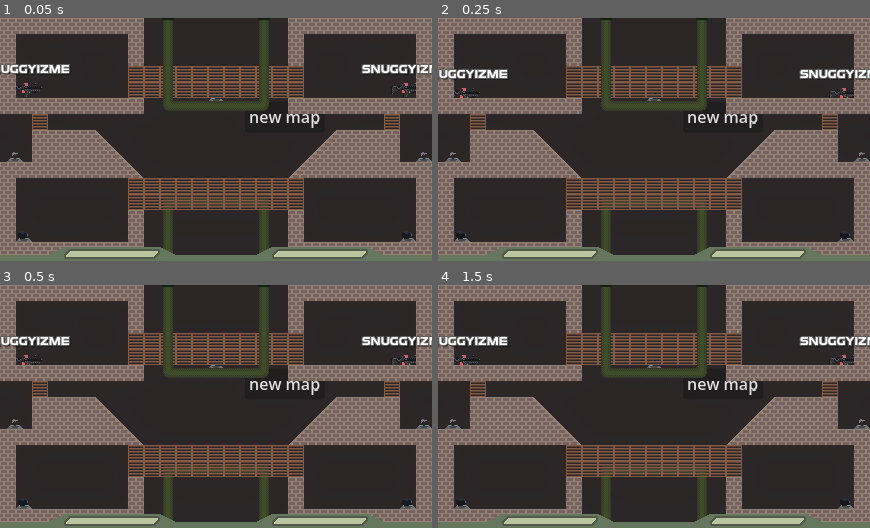
Above: before the commit, frames 1-4 (two rows, left to right).
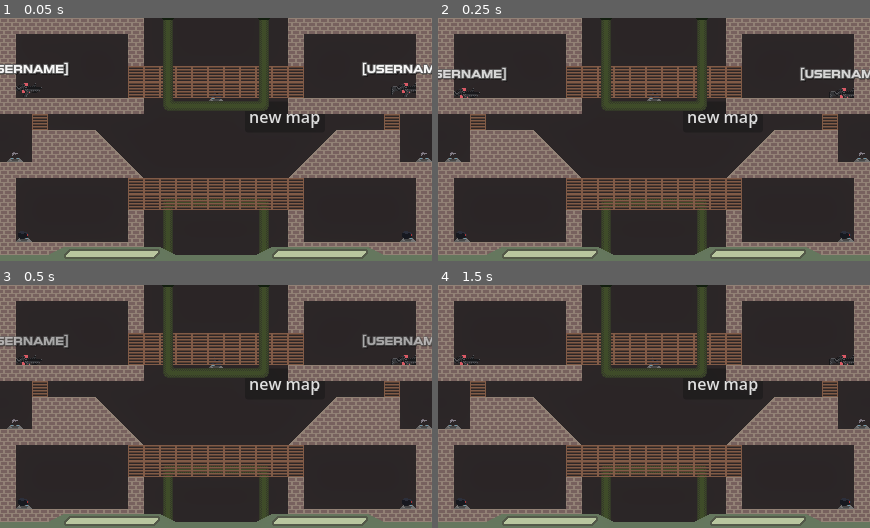
Above: after the commit, the same moments.

Repository: snuggyizme/horse-fishstick
Game: Godot game, scene res://scenes/main.tscn
The game is run twice, just before and just after one commit, with the same random seed, the same clock (stepped at 60 frames per second) and the same inputs.
Inputs:
- Up to frame 1 (0.05 s): no input
- Up to frame 2 (0.25 s): no input
- Up to frame 3 (0.5 s): no input
- Up to frame 4 (1.5 s): click "new map" at 0.5 s; click "new map" at 1.25 s

The runs differ from the first frame. In frame 1, 1.0% of the frame differs, in the area x 0-100%, y 18-24%; in frame 2, 1.0%; in frame 3, 1.1%; in frame 4, 1.2%, in the area x 0-100%, y 20-26%.

Commit message:
shotty fix part 1

Diff:
--- a/guns/sawedOff.tres
+++ b/guns/sawedOff.tres
@@ -5,20 +5,18 @@
 
 [resource]
 script = ExtResource("1_knyjo")
-damage = 1.0
+damage = 0.5
 rateOfFire = 1.3
-rangeLimit = 60
-recoil = 0.1
+rangeLimit = 45
+recoil = 0.25
 spread = 7.0
 knockback = 0.3
-auto = true
 displayName = "Sawed Off Shotgun"
 visual = ExtResource("2_1kiuj")
 isBurst = true
 burstSize = 2
-burstRate = 0.66
-ammo = 8
+burstRate = 0.2
+ammo = 6
 bulletsPerShot = 56
-doBullertsPerShotWithBurstAmmo = true
 shootSound = 4
 metadata/_custom_type_script = "uid://b0c2pvngg4dqi"
--- a/scenes/player.tscn
+++ b/scenes/player.tscn
@@ -66,7 +66,7 @@
 theme_override_fonts/font = SubResource("FontVariation_qlg0r")
 theme_override_font_sizes/font_size = 11
 theme_override_styles/focus = SubResource("StyleBoxEmpty_dqkch")
-text = "snuggyizme"
+text = "[username]"
 horizontal_alignment = 1
 vertical_alignment = 1
 uppercase = true
--- a/scripts/guncontroller.gd
+++ b/scripts/guncontroller.gd
@@ -249,7 +249,7 @@
 func tryShoot():
 	var now = Time.get_ticks_msec() / 1000.0
 
-	if gun.isBurst and not gun.doBullertsPerShotWithBurstAmmo: # burst and not shotgun
+	if gun.isBurst and not gun.doBullertsPerShotWithBurstAmmo: # pump shotty or reg burst gun
 		if burstAmmo > 0 and now < burstFireTime:
 			return
 
@@ -268,6 +268,19 @@
 			if visual.has_method("onDryAmmo"):
 				visual.onDryAmmo()
 			return # empty mag die die die uh die
+
+		if gun.bulletsPerShot > 0:
+			for pellet in range(gun.bulletsPerShot):
+				print("shot - source: pump shotty ", gun.displayName)
+				shoot()
+
+				if visual.has_method("onShoot"):
+					visual.onShoot()
+			burstAmmo -= 1
+			shootSound()
+			burstFireTime = now + gun.burstRate
+			fireTime = now + gun.rateOfFire
+			return
 
 		print("shot - source: burst gun ", gun.displayName)
 		shoot()
--- a/scripts/maploader.gd
+++ b/scripts/maploader.gd
@@ -57,6 +57,7 @@
 		p1.inputPrefix = "p1-"
 		p1.name = "player1"
 		playerFolder.add_child(p1)
+		p1.displayUsername()
 
 	if playerFolder.has_node("player2"):
 		p2 = playerFolder.get_node("player2")
@@ -65,6 +66,7 @@
 		p2.inputPrefix = "p2-"
 		p2.name = "player2"
 		playerFolder.add_child(p2)
+		p2.displayUsername()
 
 	var spawnA = map.get_node("playerspawns").get_node("a")
 	var spawnB = map.get_node("playerspawns").get_node("b")
@@ -77,6 +79,9 @@
 
 	p1.hp = 100
 	p2.hp = 100
+
+	p1.displayUsername()
+	p2.displayUsername()
 
 func _ready():
 	pickMap()
--- a/scripts/player.gd
+++ b/scripts/player.gd
@@ -41,6 +41,7 @@
 @export var inputPrefix: String # p1- p2-
 
 @onready var coyote: Timer = $coyoteTimer
+@onready var username: Label = $Label
 
 const dashInput = {
 	"p1-":
@@ -54,6 +55,12 @@
 			"right": [76, 76],
 		}
 }
+
+func displayUsername():
+	username.modulate = Color(1, 1, 1, 1)
+
+	var nameTween = create_tween()
+	nameTween.tween_property(username, "modulate:a", 0, 1.1)
 
 func justSwapped():
 	return Input.is_action_just_pressed(inputPrefix + "swap")
Not shown, changed: export_presets.cfg
